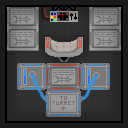
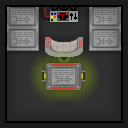
Layered file, before and after one edit (w=128, h=128). Changes by layer:
hid "powercables" over <box>30,72,100,111</box>
hid "capacitors" over <box>17,63,110,116</box>
painted on "doodads_on2.png" over <box>40,7,88,32</box>
painted on "holders" over <box>7,7,121,117</box>
added layer "batteryholder" above "battery1.png copy" over <box>41,70,86,82</box>
added layer "battery1.png copy" above "battery1.png" over <box>27,49,82,104</box>
added layer "battery1.png" above "doodads_off.png" over <box>46,49,101,104</box>
